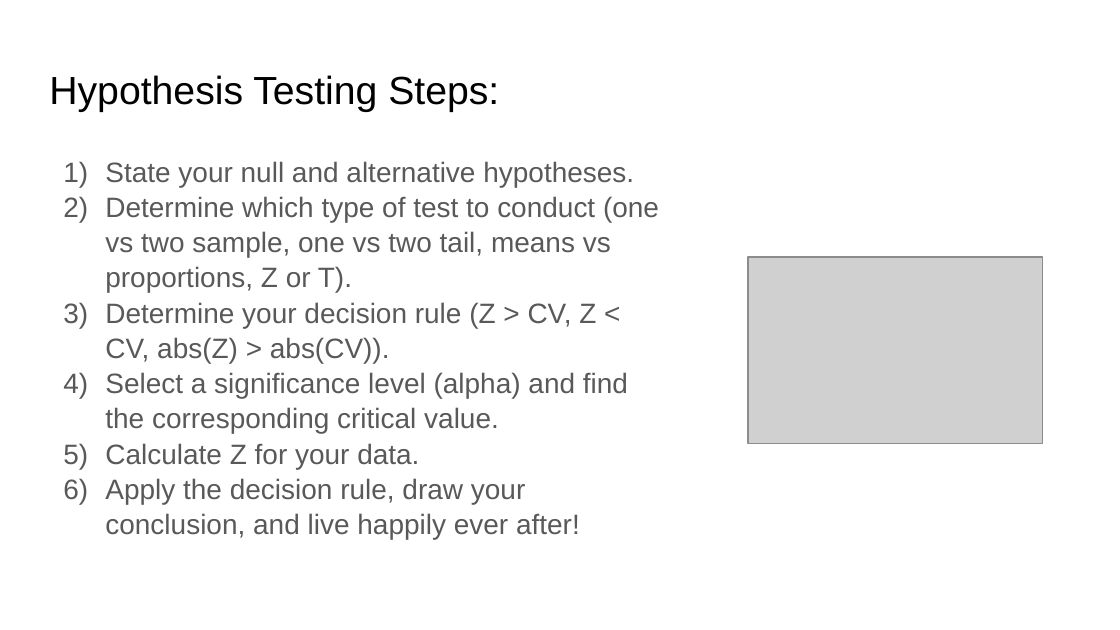
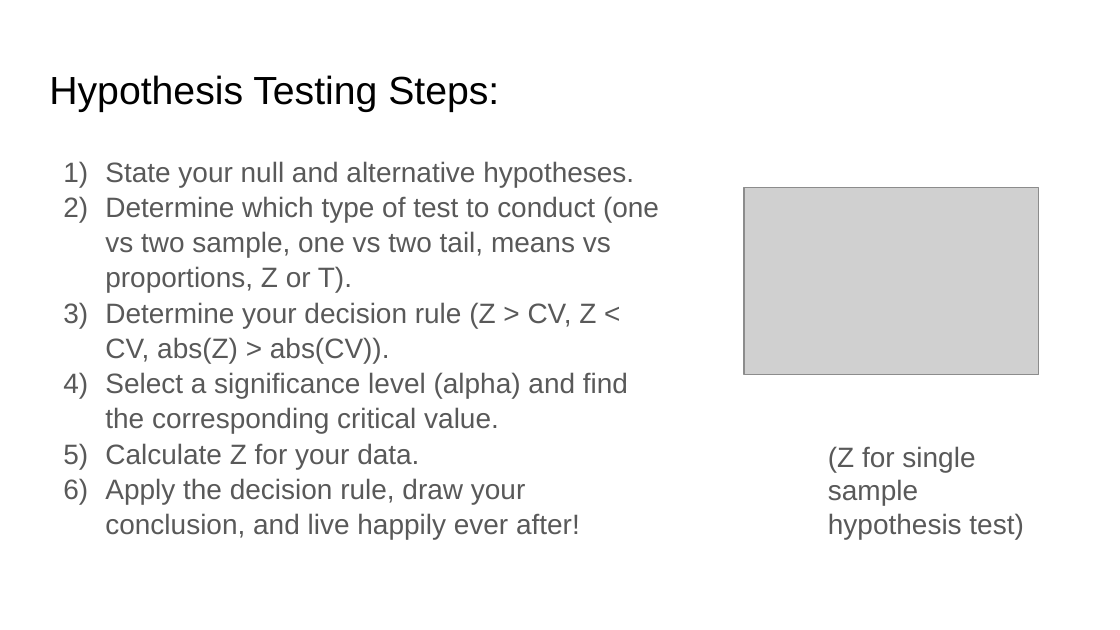
Before and after one commit to rjwrobel86/Python4Statistics, a slide deck: slide 13 of Stuff For Class/Slides/Hypothesis Testing.pptx (slide 10 before the commit). Drawn at 1120x630 pixels with LibreOffice and Linux fonts; fonts in the diff are those of the drawing; grey boxes stand for pictures. Boxes give left, top, right and bottom in pixels: in the first picture for what was removed or moved away, otherwise in the second. Text is boxed around its words. In the diff, an @@ line names an element or a change of style, - is before the commit and + after.

```diff
--- a/Stuff For Class/Slides/Hypothesis Testing.pptx
+++ b/Stuff For Class/Slides/Hypothesis Testing.pptx
@@ picture: place and size @@
-picture at [748, 258, 1043, 445]
+picture at [744, 188, 1038, 375]
@@ text added at [828, 446, 1023, 539], 18 pt, text #595959 @@
+(Z for single sample hypothesis test)
```
Also in this commit, not shown: 12 other slides changed, 19 slides added, 11 slides removed, 32 other files.
